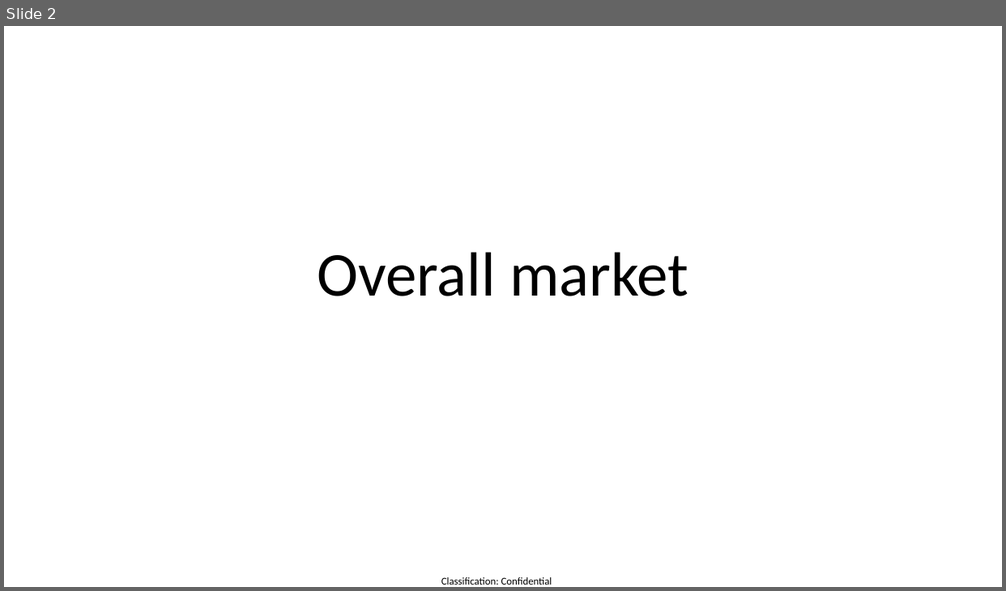
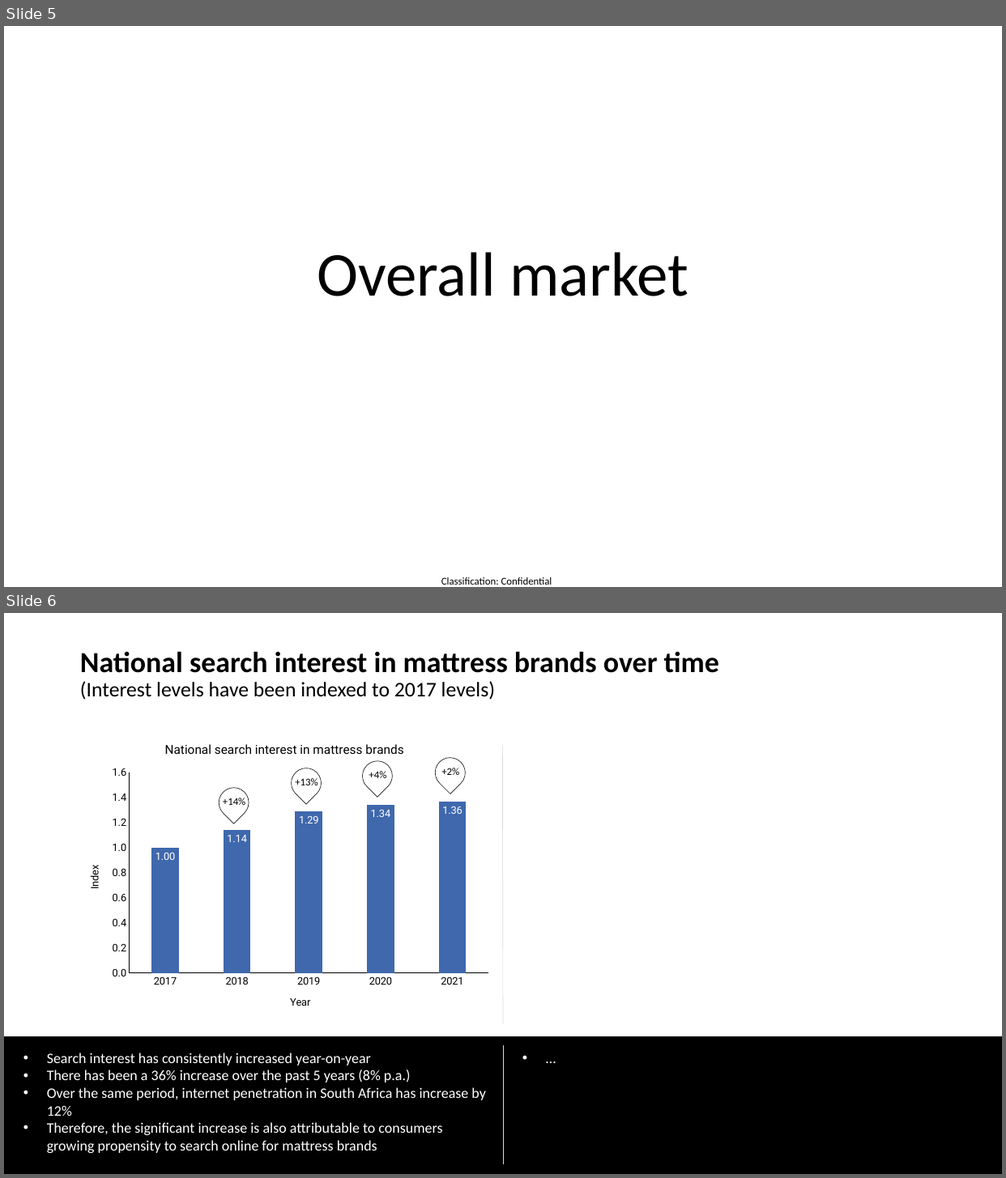
Before and after one commit to twdobson/mattress-trends, a slide deck: bravo_preso.pptx. Shown one above the other, each under a label of ours: slide 2 before the commit, slides 5 and 6 after it. The pictures are 1006x591 and 1006x1178 pixels, drawn with LibreOffice and Linux fonts; fonts in the diff are those of the drawing. Boxes give left, top, right and bottom in pixels: in the first picture for what was removed or moved away, otherwise in the second. Text is boxed around its words. In the diff, an @@ line names an element or a change of style, - is before the commit and + after.

Commit message:
setup mattress trends repo

```diff
--- a/bravo_preso.pptx
+++ b/bravo_preso.pptx
@@ slide 6 added at [4,613,1002,1174], background #FFFFFF @@
@@ title added at [80,651,719,700], 28 pt, text #000000, bold @@
+National search interest in mattress brands over time
+(Interest levels have been indexed to 2017 levels)
@@ column chart added at [73,729,497,1024] @@
+title "National search interest in mattress brands "
+categories: 2017, 2018, 2019, 2020, 2021
+Series 1: 1, 1.140799, 1.288122, 1.341669, 1.364773
@@ teardrop added at [356,755,398,798], outline #181717 0.5 pt @@
@@ teardrop added at [429,752,471,794], outline #181717 0.5 pt @@
@@ line added from (503, 745) to (503, 1024), #D9D9D9 0.5 pt @@
@@ teardrop added at [213,782,255,824], outline #181717 0.5 pt @@
@@ teardrop added at [285,762,328,804], outline #181717 0.5 pt @@
@@ text added at [295,778,317,786], 10 pt, text #000000 @@
++13%
@@ text added at [368,771,386,778], 10 pt, text #000000 @@
++4%
@@ text added at [441,768,459,775], 10 pt, text #000000 @@
++2%
@@ text added at [223,798,245,805], 10 pt, text #000000 @@
++14%
@@ rectangle added at [4,1037,1002,1174], fill #000000, outline #000000 1 pt @@
@@ line added from (503, 1046) to (503, 1165), #D9D9D9 0.5 pt @@
@@ text added at [515,1046,996,1071], 14 pt, text #FFFFFF @@
+• …
@@ text added at [47,1053,486,1153], 14 pt, text #FFFFFF @@
+• Search interest has consistently increased year-on-year
+• There has been a 36% increase over the past 5 years (8% p.a.)
+• Over the same period, internet penetration in South Africa has increase by 12%
+• Therefore, the significant increase is also attributable to consumers growing propensity to search online for mattress brands
@@ what was slide 2 is now slide 5 @@
```
Also in this commit, not shown: 5 slides changed, 13 other slides added, 1 slide removed, 6 other files.
